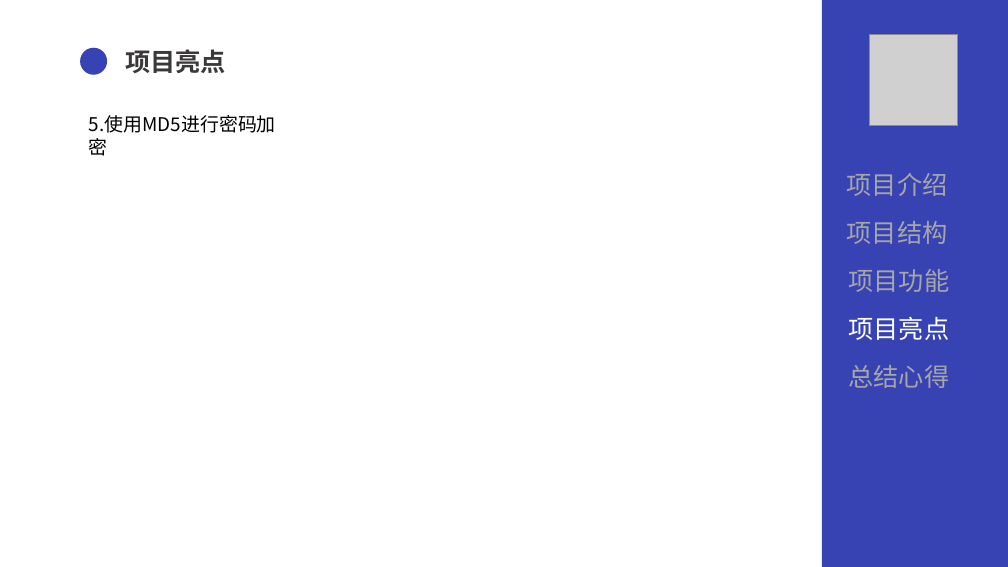
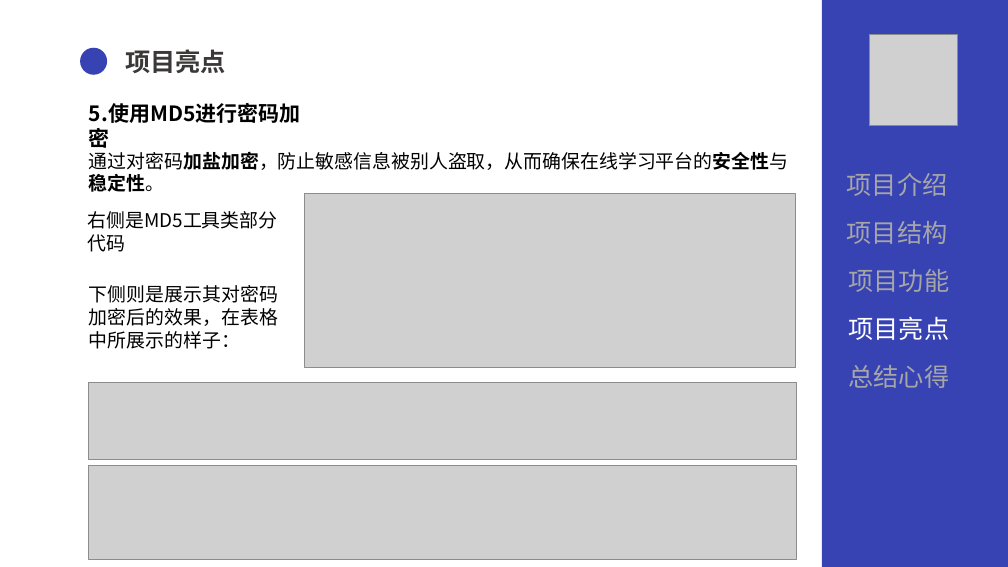
Before and after one commit to SUYYYUS/QGfinal, a slide deck: slide 20 of 文档/QG汇报陈术裕.pptx (slide 25 before the commit). Drawn at 1008x567 pixels with LibreOffice and Linux fonts; fonts in the diff are those of the drawing; grey boxes stand for pictures. Boxes give left, top, right and bottom in pixels: in the first picture for what was removed or moved away, otherwise in the second. Text is boxed around its words. In the diff, an @@ line names an element or a change of style, - is before the commit and + after.

```diff
--- a/文档/QG汇报陈术裕.pptx
+++ b/文档/QG汇报陈术裕.pptx
@@ text "5.使用MD5进行密码加密": place and size @@
-text "5.使用MD5进行密码加密" at [89,115,276,133]
+text "5.使用MD5进行密码加密" at [89,103,301,123]
@@ text "5.使用MD5进行密码加密" at [89,103,301,123]: size 18 to 20 pt, bold on @@
@@ text added at [89,151,788,192], 18 pt, text #000000 @@
+通过对密码加盐加密，防止敏感信息被别人盗取，从而确保在线学习平台的安全性与
+稳定性。
@@ picture added at [305,194,796,368] @@
@@ text added at [88,211,278,252], 18 pt, text #000000 @@
+右侧是MD5工具类部分
+代码
@@ text added at [89,285,278,349], 18 pt, text #000000 @@
+下侧则是展示其对密码
+加密后的效果，在表格
+中所展示的样子：
@@ picture added at [89,383,798,459] @@
@@ picture added at [89,466,796,560] @@
```
Also in this commit, not shown: 23 other slides changed, 1 slide added, 2 slides removed, 1 other file.
